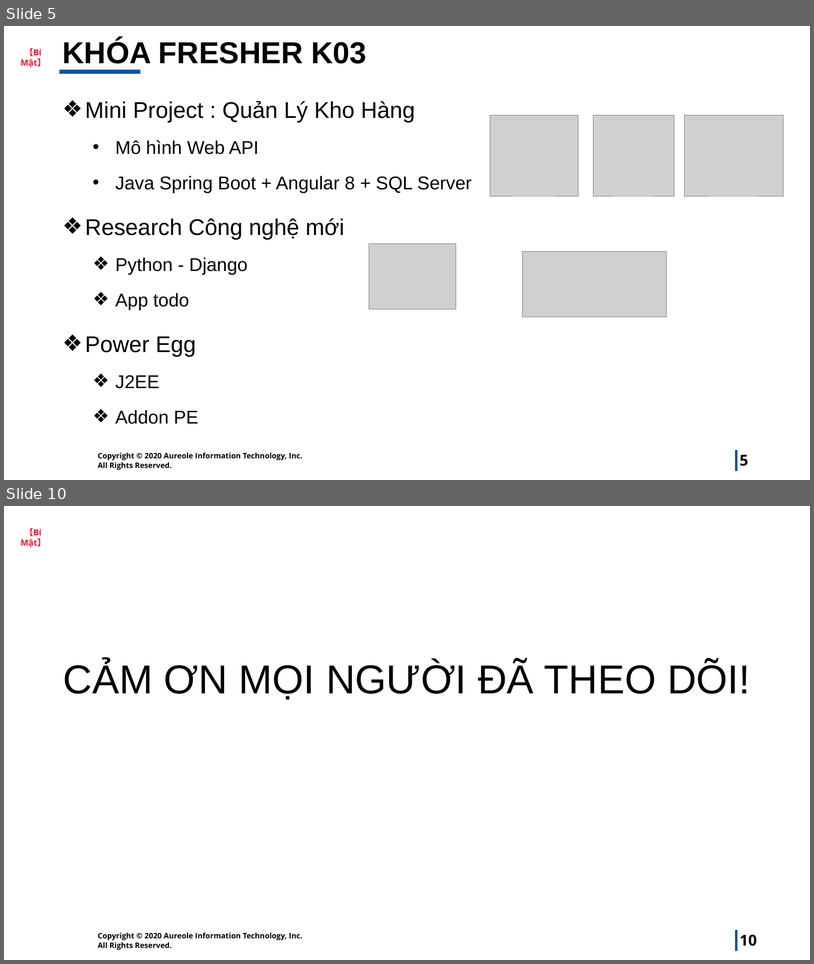
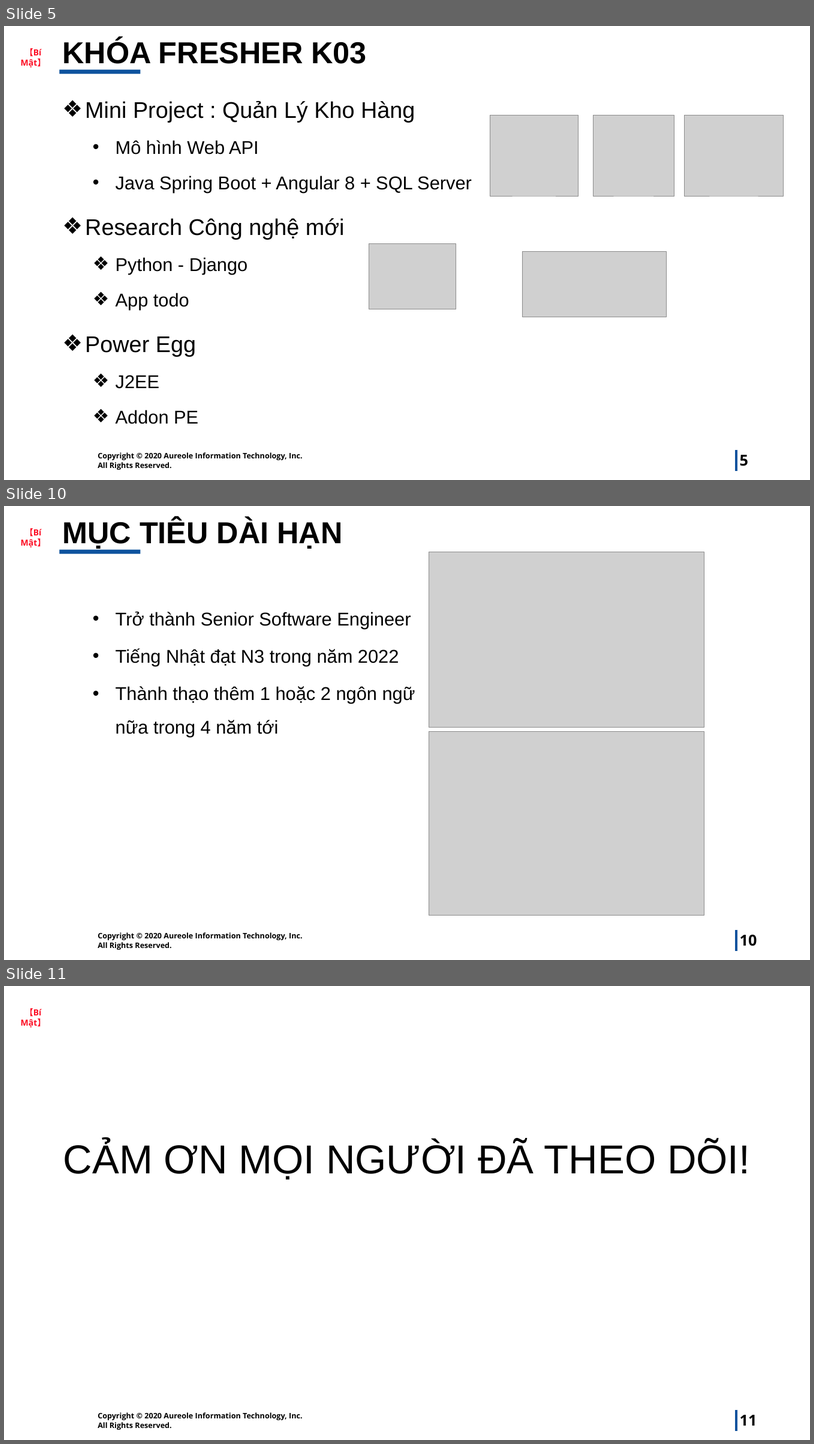
Before and after one commit to cuongdtvt/BOD1, a slide deck: PR-K03/cuongttc.pptx. Shown one above the other, each under a label of ours: slides 5 and 10 before the commit, slides 5, 10 and 11 after it; the slides between them are not shown. The pictures are 814x964 and 814x1444 pixels, drawn with LibreOffice and Linux fonts; fonts in the diff are those of the drawing; grey boxes stand for pictures; background and template pictures are left out. Boxes give left, top, right and bottom in pixels: in the first picture for what was removed or moved away, otherwise in the second. Text is boxed around its words. In the diff, an @@ line names an element or a change of style, - is before the commit and + after.

```diff
--- a/PR-K03/cuongttc.pptx
+++ b/PR-K03/cuongttc.pptx
@@ slide 10 added at (4, 506, 810, 960), background #FFFFFF; not listed: 5 template elements that a slide beside it also shows @@
@@ title added at (62, 519, 343, 549), 72 pt, text #000000, bold @@
+MỤC TIÊU DÀI HẠN
@@ picture added at (429, 552, 704, 727) @@
@@ text added at (116, 611, 416, 736), 44 pt, text #000000 @@
+  • Trở thành Senior Software Engineer
+  • Tiếng Nhật đạt N3 trong năm 2022
+  • Thành thạo thêm 1 hoặc 2 ngôn ngữ nữa trong 4 năm tới
@@ picture added at (429, 732, 704, 915) @@
@@ what was slide 10 is now slide 11 @@
@@ page number at (740, 1414, 758, 1425): text changed @@
-10
+11
```
Also in this commit, not shown: 5 slides changed, 1 other file.
